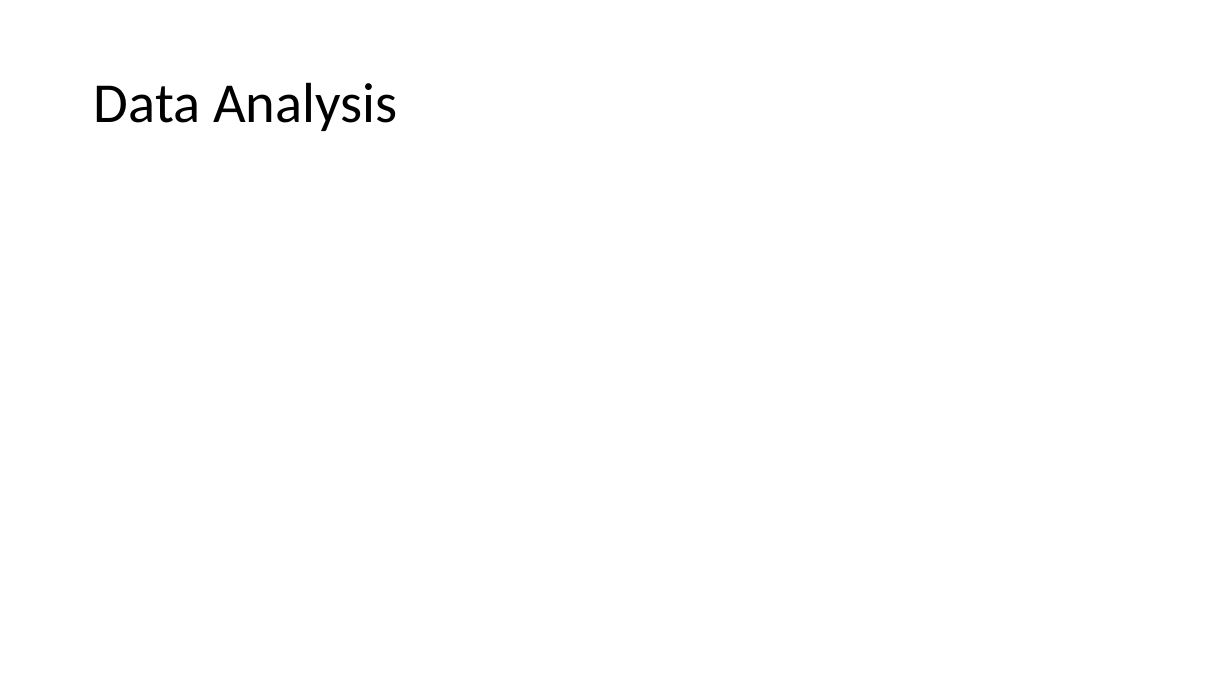
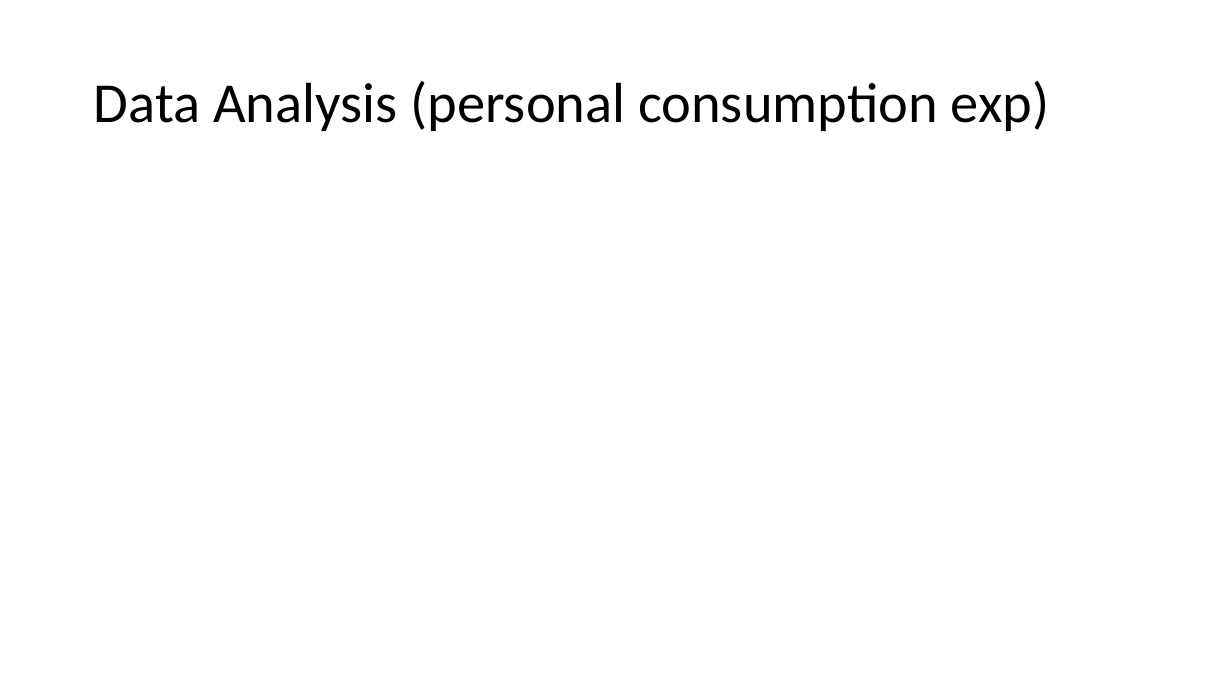
Before and after one commit to priscilla-wong/Project_1, a slide deck: slide 8 of Project_1_Slides.pptx. Drawn at 1232x693 pixels with LibreOffice and Linux fonts; fonts in the diff are those of the drawing. Boxes give left, top, right and bottom in pixels: in the first picture for what was removed or moved away, otherwise in the second. Text is boxed around its words. In the diff, an @@ line names an element or a change of style, - is before the commit and + after.

```diff
--- a/Project_1_Slides.pptx
+++ b/Project_1_Slides.pptx
@@ title at (94,81,1049,131): text changed @@
-Data Analysis
+Data Analysis (personal consumption exp)
```
Also in this commit, not shown: 4 other slides changed, 1 slide removed, 3 other files.
